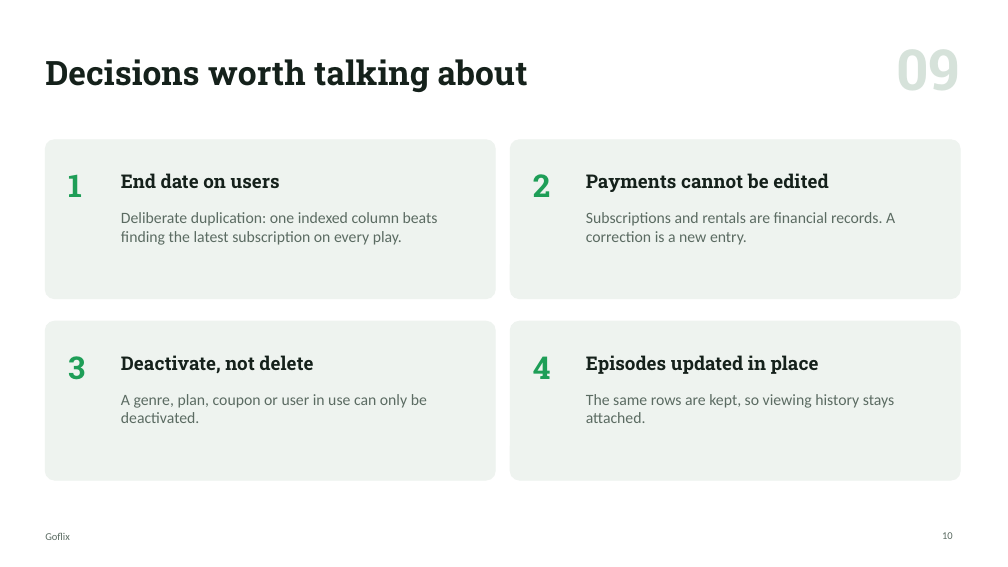
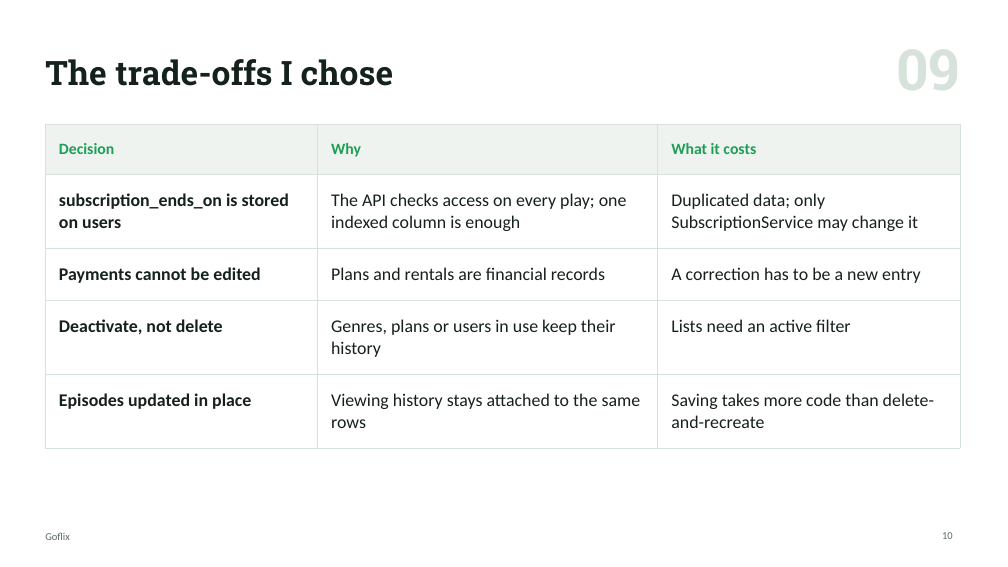
Before and after one commit to Enricosaputra/goflix-dashboard-demo, a slide deck: slide 10 of docs/Goflix-walkthrough.pptx. Drawn at 1008x567 pixels with LibreOffice and Linux fonts; fonts in the diff are those of the drawing. Boxes give left, top, right and bottom in pixels: in the first picture for what was removed or moved away, otherwise in the second. Text is boxed around its words. In the diff, an @@ line names an element or a change of style, - is before the commit and + after.

Commit message:
Decks: tables for trade-offs, stack and open work; plainer titles

```diff
--- a/docs/Goflix-walkthrough.pptx
+++ b/docs/Goflix-walkthrough.pptx
@@ title at (45,59,394,86): text changed @@
-Decisions worth talking about
+The trade-offs I chose
@@ rounded rectangle removed at (45,140,495,299) @@
@@ table added at (45,125,960,432), 5 rows, 3 columns @@
+Decision | Why | What it costs
+subscription_ends_on is stored on users | The API checks access on every play; one indexed column is enough | Duplicated data; only SubscriptionService may change it
+Payments cannot be edited | Plans and rentals are financial records | A correction has to be a new entry
+Deactivate, not delete | Genres, plans or users in use keep their history | Lists need an active filter
+Episodes updated in place | Viewing history stays attached to the same rows | Saving takes more code than delete-and-recreate
@@ rounded rectangle removed at (510,140,960,299) @@
@@ text removed at (68,174,82,197) @@
-1
@@ text removed at (121,173,280,188) @@
-End date on users
@@ text removed at (533,174,550,197) @@
-2
@@ text removed at (586,173,828,192) @@
-Payments cannot be edited
@@ text removed at (121,212,438,245) @@
-Deliberate duplication: one indexed column beats finding the latest subscription on every play.
@@ text removed at (586,212,895,245) @@
-Subscriptions and rentals are financial records. A correction is a new entry.
@@ rounded rectangle removed at (45,321,495,480) @@
@@ rounded rectangle removed at (510,321,960,480) @@
@@ text removed at (68,356,85,380) @@
-3
@@ text removed at (121,355,313,373) @@
-Deactivate, not delete
@@ text removed at (533,356,551,379) @@
-4
@@ text removed at (586,355,819,374) @@
-Episodes updated in place
@@ text removed at (121,394,427,423) @@
-A genre, plan, coupon or user in use can only be deactivated.
@@ text removed at (586,394,894,423) @@
-The same rows are kept, so viewing history stays attached.
```
Also in this commit, not shown: 5 other slides changed, 7 other files.
